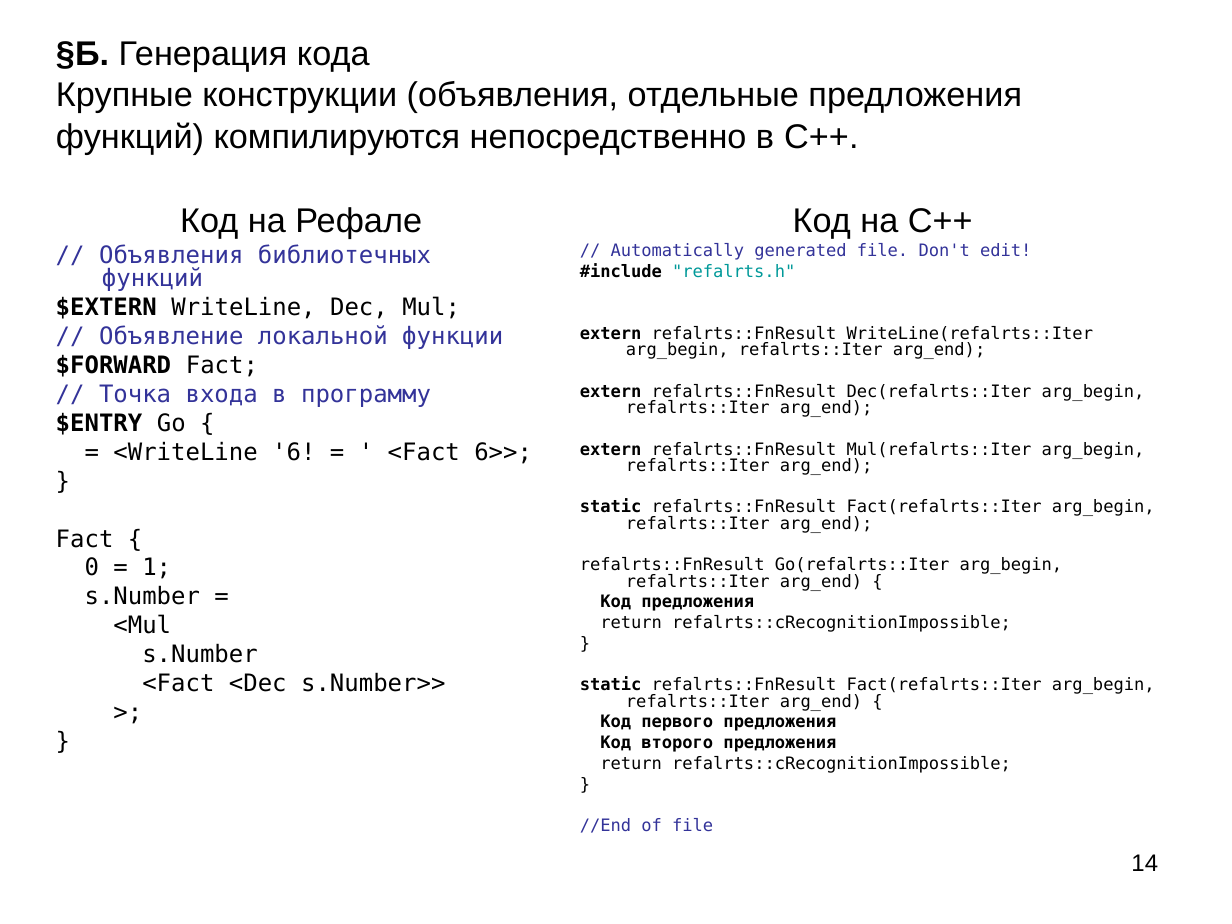
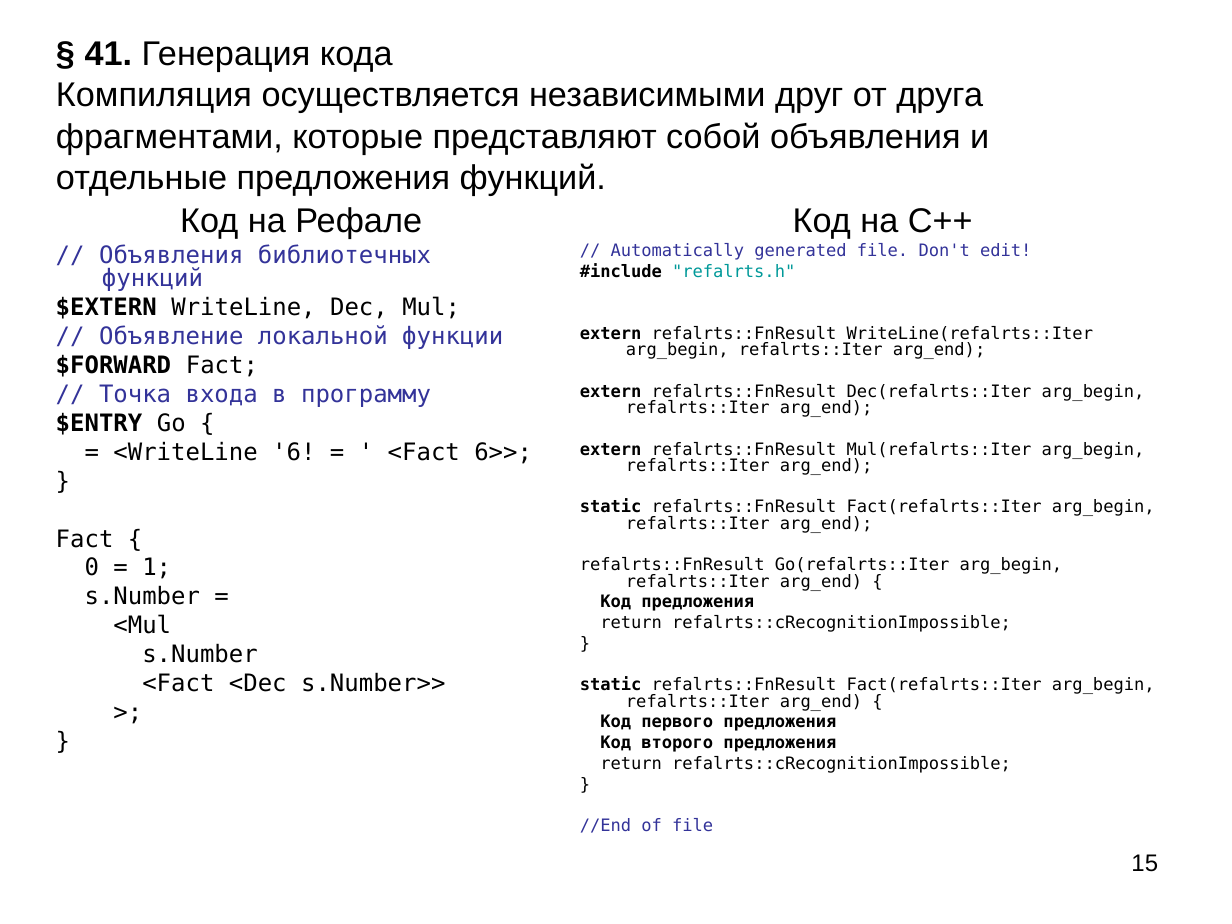
Before and after one commit to bmstu-iu9/refal-5-lambda, a slide deck: slide 15 of doc/Компилятор Простого Рефала.ppt (slide 14 before the commit). Drawn at 1232x924 pixels with LibreOffice and Linux fonts; fonts in the diff are those of the drawing. Boxes give left, top, right and bottom in pixels: in the first picture for what was removed or moved away, otherwise in the second. Text is boxed around its words. In the diff, an @@ line names an element or a change of style, - is before the commit and + after.

```diff
--- a/doc/Компилятор Простого Рефала.ppt
+++ b/doc/Компилятор Простого Рефала.ppt
@@ title at (x1=56, y1=41, x2=989, y2=195): text changed @@
-§Б. Генерация кода
-Крупные конструкции (объявления, отдельные предложения функций) компилируются непосредственно в C++.
+§ 41. Генерация кода
+Компиляция осуществляется независимыми друг от друга фрагментами, которые представляют собой объявления и отдельные предложения функций.
@@ page number at (x1=1131, y1=854, x2=1158, y2=872): text changed @@
-14
+15
```
Also in this commit, not shown: 13 other slides changed, 16 slides added, 4 slides removed, 3 other files.
